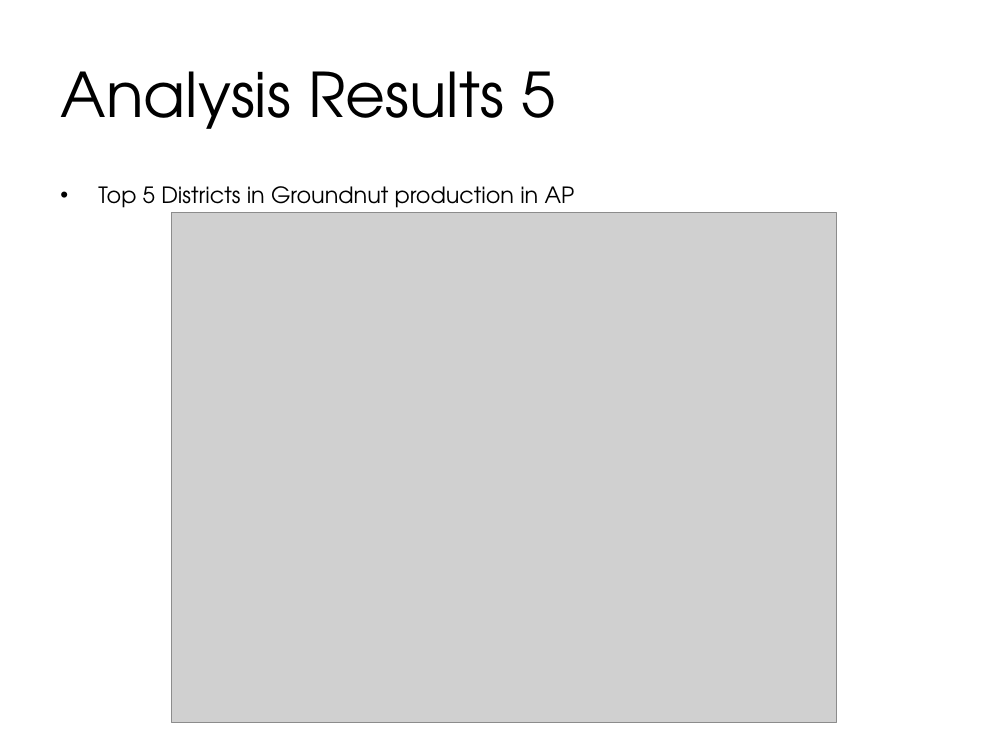
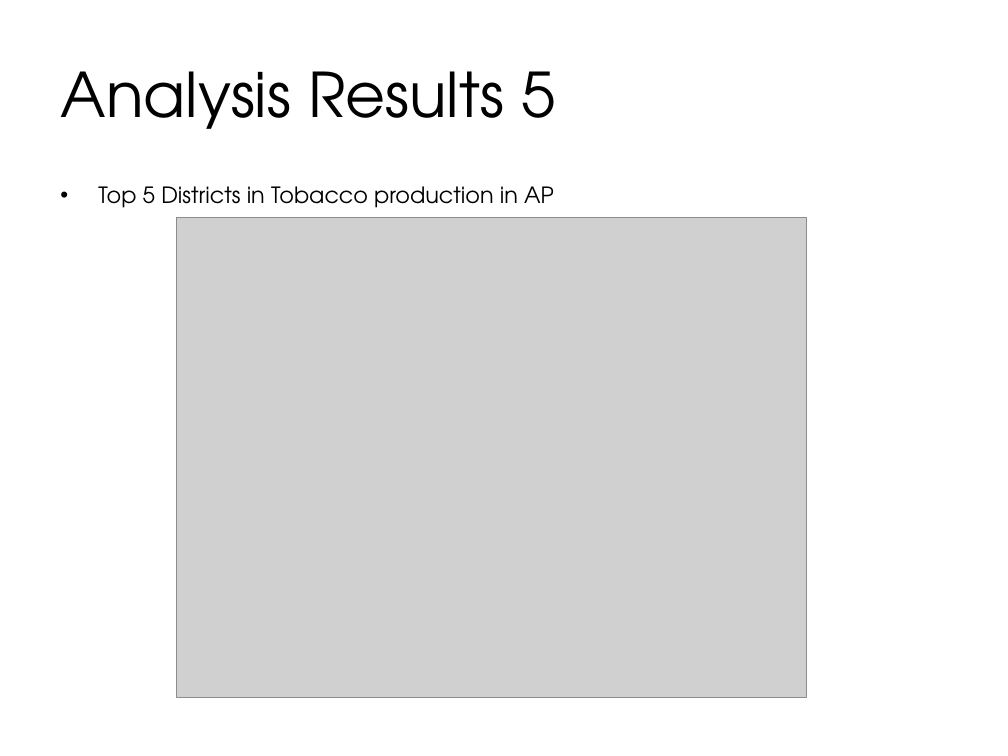
Before and after one commit to PrabhakerVanam/Coursera_Capstone, a slide deck: slide 10 of The Battle of the Neighborhoods - Week 2 - Presentation.pptx. Drawn at 1008x756 pixels with LibreOffice and Linux fonts; fonts in the diff are those of the drawing; grey boxes stand for pictures. Boxes give left, top, right and bottom in pixels: in the first picture for what was removed or moved away, otherwise in the second. Text is boxed around its words. In the diff, an @@ line names an element or a change of style, - is before the commit and + after.

```diff
--- a/The Battle of the Neighborhoods - Week 2 - Presentation.pptx
+++ b/The Battle of the Neighborhoods - Week 2 - Presentation.pptx
@@ text at bbox=[98, 186, 554, 208]: text changed @@
-• Top 5 Districts in Groundnut production in AP
+• Top 5 Districts in Tobacco production in AP
@@ picture: place and size @@
-picture at bbox=[171, 212, 836, 722]
+picture at bbox=[176, 218, 806, 698]
```
Also in this commit, not shown: 6 other slides changed, 1 other file.
